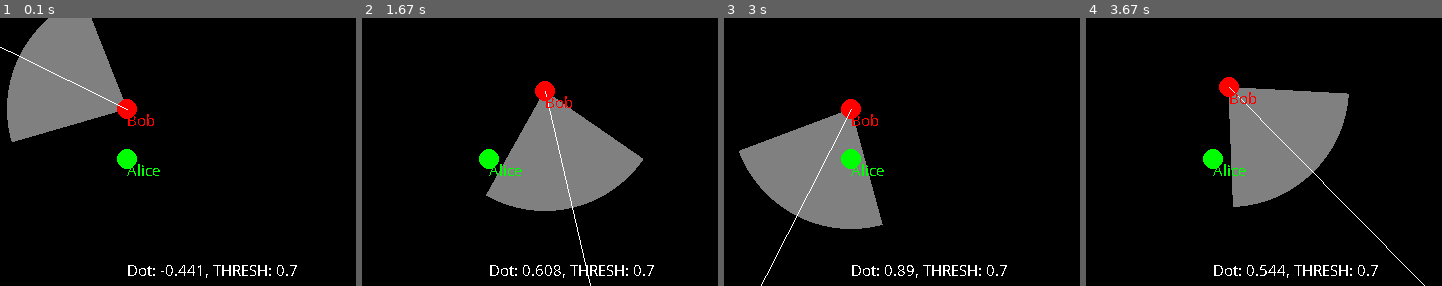
Above: before the commit, frames 1-4 (left to right).
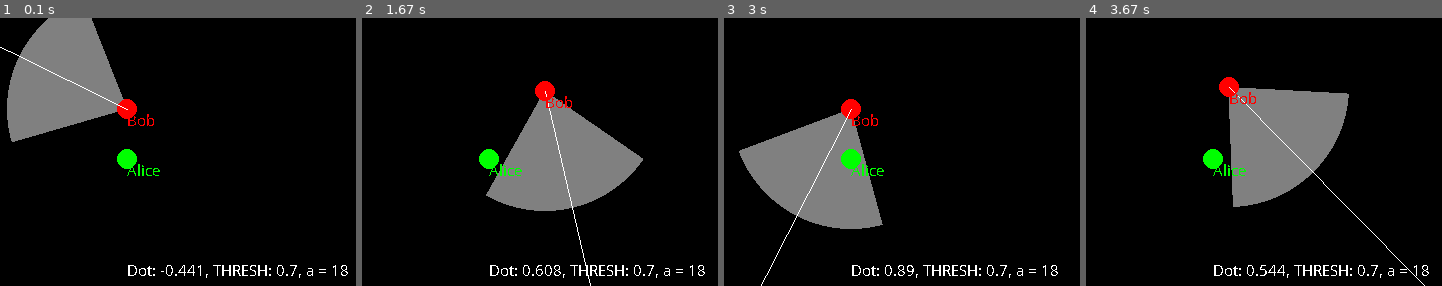
Above: after the commit, the same moments.

Repository: zyenapz/pygame-reference
Game: pygame game, started from 1. Dot Product.py
Same seed, same stepped clock (60 frames per second), same inputs: the game is played once before the commit and once after it.
Inputs (mouse positions are % of the whole screen's width and height, from its top left):
- Up to frame 1 (0.1 s): no input
- Up to frame 2 (1.67 s): hold D 0.33-0.8 s; move the mouse to (52, 61) at 0.37 s; hold W 0.83-1.13 s; move the mouse to (92, 53) at 0.87 s; hold D 1.17-1.63 s; move the mouse to (57, 63) at 1.2 s
- Up to frame 3 (3 s): hold A 1.67-2.2 s; move the mouse to (29, 57) at 1.7 s; hold S 2.23-2.53 s; move the mouse to (67, 81) at 2.27 s; hold A 2.57-2.97 s; move the mouse to (21, 82) at 2.6 s
- Up to frame 4 (3.67 s): hold W 3-3.37 s; move the mouse to (73, 17) at 3.03 s; hold D from 3.4 s (still down); move the mouse to (97, 95) at 3.43 s
The pictures show only the part of the screen within x 24-74%, y 11-61%; the shares and areas given below are measured in that part.

The runs differ from the first frame. In frame 1, less than 0.1% of the frame differs, in the area x 83-98%, y 92-98%; in frame 2, less than 0.1%; in frame 3, less than 0.1%; in frame 4, less than 0.1%.

Commit message:
Replaced color tuples with color strings

Diff:
--- a/1. Dot Product.py
+++ b/1. Dot Product.py
@@ -147,17 +147,17 @@
 
     # Draw texts
     dot_text = my_font.render(
-        f"Dot: {round(dot_product, 3)}, THRESH: {round(VISIBLE_THRESHOLD, 3)}", False, (255, 255, 255))
+        f"Dot: {round(dot_product, 3)}, THRESH: {round(VISIBLE_THRESHOLD, 3)}, a = {CONE_ALPHA}", False, "white")
     dist_text = my_font.render(
-        f"Distance (Bob-Alice): {round(dist_bob_alice, 3)}", False, (255, 255, 255))
-    instr1_text = my_font.render(f"WASD = move Bob", False, (0, 255, 255))
+        f"Distance (Bob-Alice): {round(dist_bob_alice, 3)}", False, "white")
+    instr1_text = my_font.render(f"WASD = move Bob", False, "cyan")
     instr2_text = my_font.render(
-        f"F1/F2 = +/- threshold", False, (0, 255, 255))
+        f"F1/F2 = +/- threshold", False, "cyan")
 
-    alice_text = my_font.render(f"Alice", False, (0, 255, 0))
-    bob_text = my_font.render(f"Bob", False, (255, 0, 0))
+    alice_text = my_font.render(f"Alice", False, "green")
+    bob_text = my_font.render(f"Bob", False, "red")
 
-    title_text = my_font.render(f"Dot Product Demo", False, (0, 255, 0))
+    title_text = my_font.render(f"Dot Product Demo", False, "green")
 
     screen.blit(dot_text, (300, 300))
     screen.blit(dist_text, (300, 330))
@@ -168,11 +168,11 @@
     screen.blit(title_text, (0, 0))
 
     if dot_product > VISIBLE_THRESHOLD and dist_bob_alice < VISIBLE_DISTANCE:
-        warn_text = my_font.render("Bob sees Alice !", False, (0, 255, 0))
+        warn_text = my_font.render("Bob sees Alice !", False, "green")
         screen.blit(warn_text, (300, 500))
     else:
         warn_text = my_font.render(
-            "Bob does not see Alice !", False, (255, 0, 0))
+            "Bob does not see Alice !", False, "red")
         screen.blit(warn_text, (300, 500))
 
     pygame.display.update()
